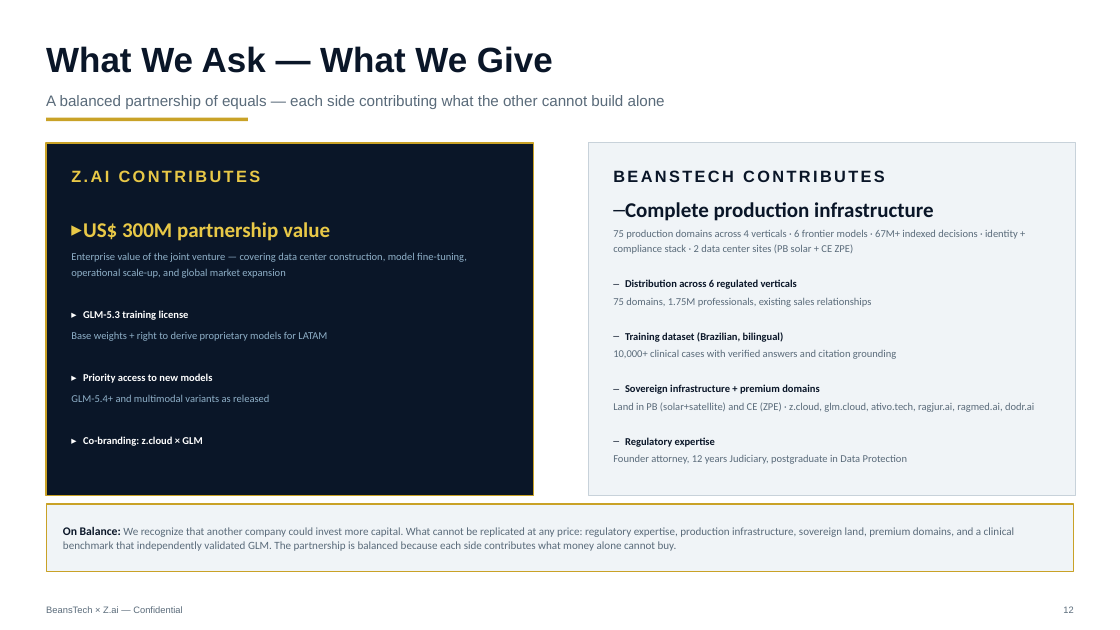
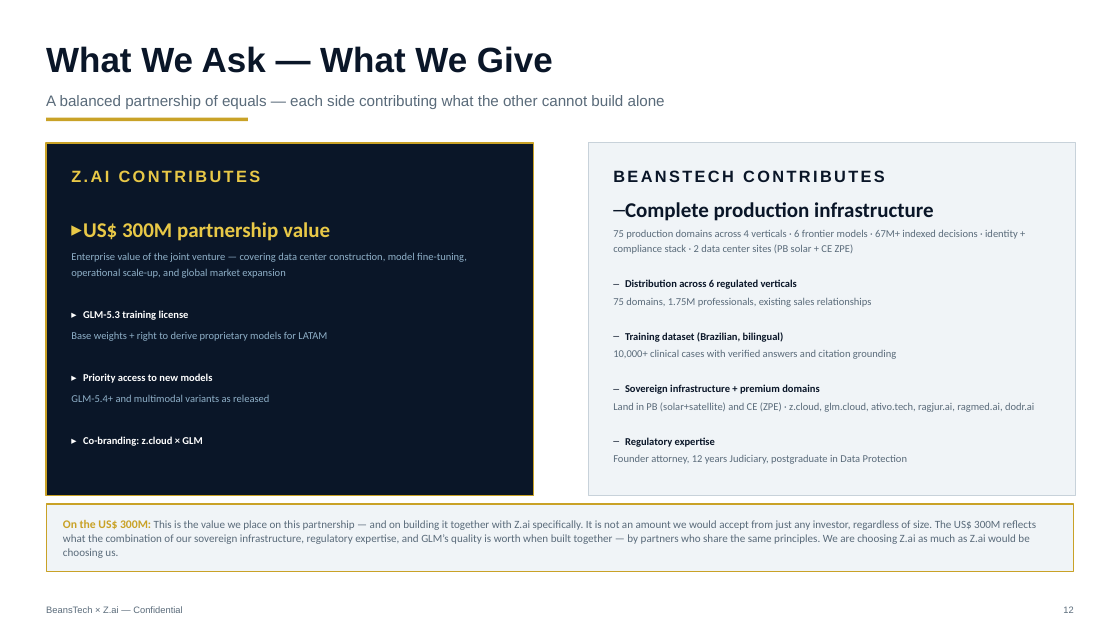
Before and after one commit to beanstechhub/healthtech-infra, a slide deck: slide 12 of apresentacoes/ZCloud-Zai-Parceria-EN.pptx. Drawn at 1120x630 pixels with LibreOffice and Linux fonts; fonts in the diff are those of the drawing. Boxes give left, top, right and bottom in pixels: in the first picture for what was removed or moved away, otherwise in the second. Text is boxed around its words. In the diff, an @@ line names an element or a change of style, - is before the commit and + after.

Commit message:
Balance: US$300M é o valor da parceria com a Z.ai especificamente — não aceitaríamos de qualquer investidor

```diff
--- a/apresentacoes/ZCloud-Zai-Parceria-EN.pptx
+++ b/apresentacoes/ZCloud-Zai-Parceria-EN.pptx
@@ text at (63,520,1036,558): text changed @@
-On Balance: We recognize that another company could invest more capital. What cannot be replicated at any price: regulatory expertise, production infrastructure, sovereign land, premium domains, and a clinical benchmark that independently validated GLM. The partnership is balanced because each side contributes what money alone cannot buy.
+On the US$ 300M: This is the value we place on this partnership — and on building it together with Z.ai specifically. It is not an amount we would accept from just any investor, regardless of size. The US$ 300M reflects what the combination of our sovereign infrastructure, regulatory expertise, and GLM’s quality is worth when built together — by partners who share the same principles. We are choosing Z.ai as much as Z.ai would be choosing us.
```
Also in this commit, not shown: 1 other file.
